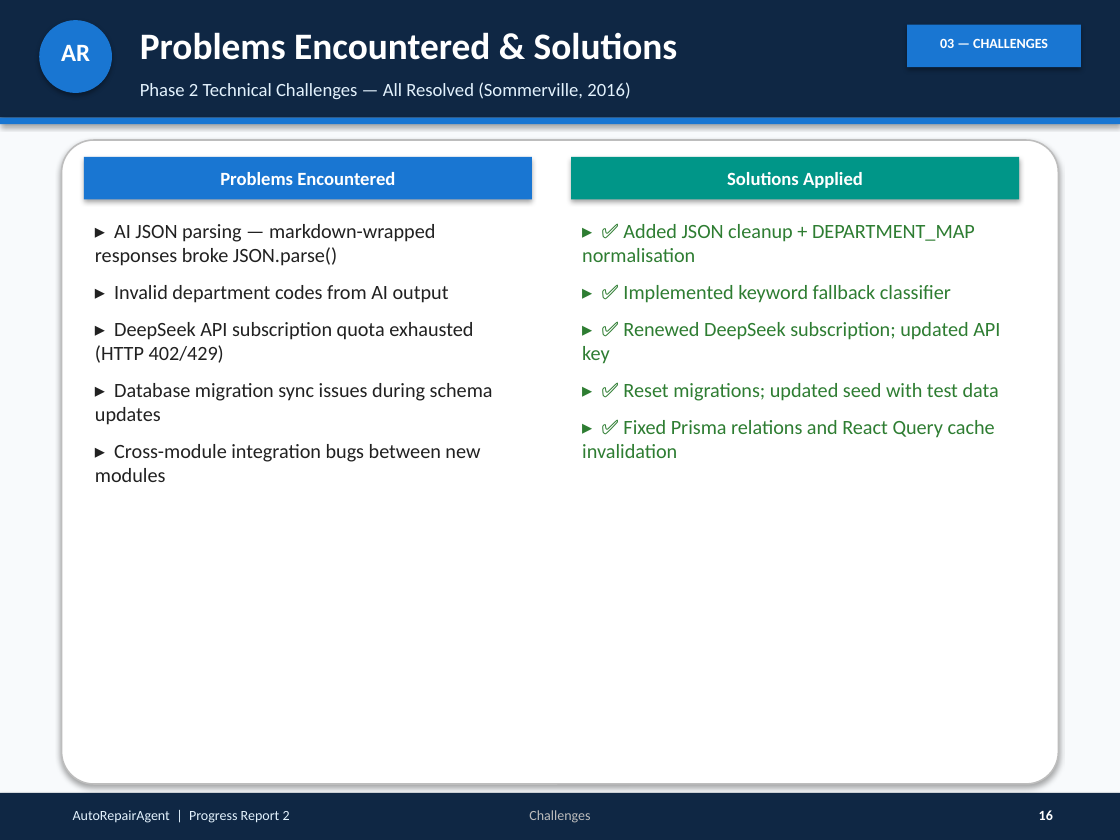
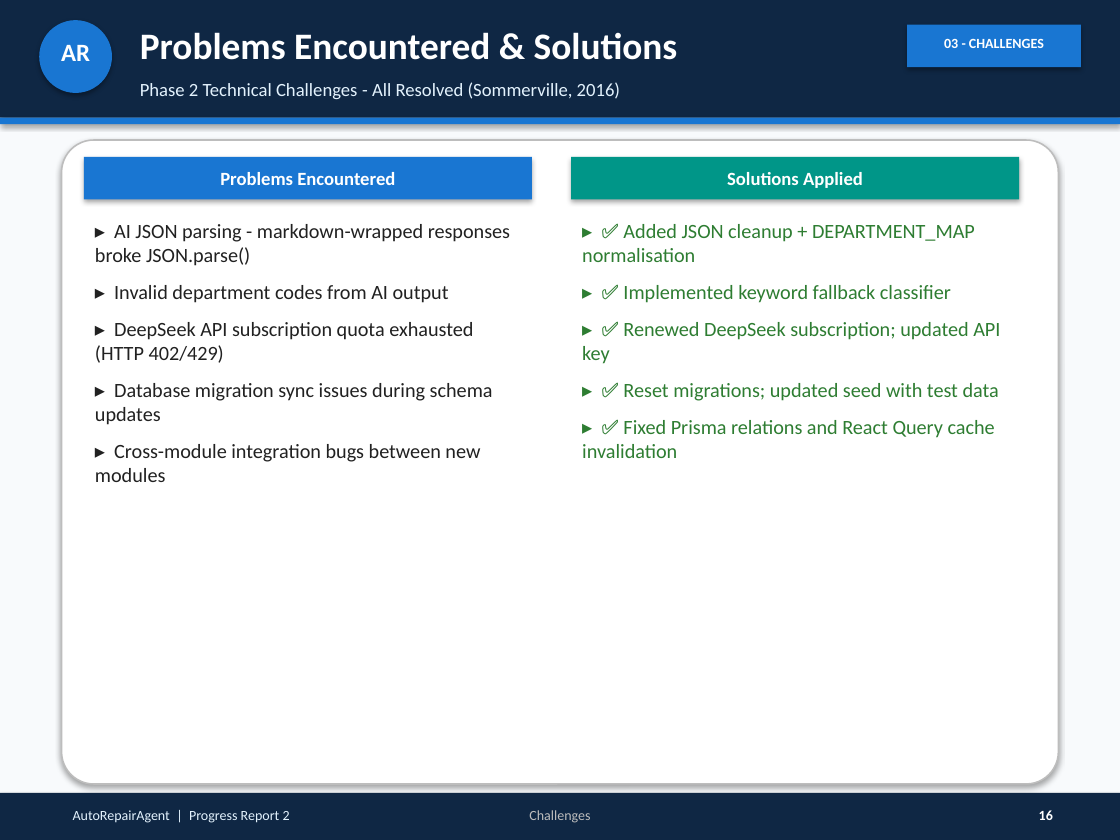
Before and after one commit to anish452/AutoWorkshop, a slide deck: slide 16 of docs/Progress_Report_2_AutoRepairAgent.pptx. Drawn at 1120x840 pixels with LibreOffice and Linux fonts; fonts in the diff are those of the drawing. Boxes give left, top, right and bottom in pixels: in the first picture for what was removed or moved away, otherwise in the second. Text is boxed around its words. In the diff, an @@ line names an element or a change of style, - is before the commit and + after.

```diff
--- a/docs/Progress_Report_2_AutoRepairAgent.pptx
+++ b/docs/Progress_Report_2_AutoRepairAgent.pptx
@@ text at bbox=[944, 38, 1044, 48]: text changed @@
-03 — CHALLENGES
+03 - CHALLENGES
@@ text at bbox=[140, 82, 620, 99]: text changed @@
-Phase 2 Technical Challenges — All Resolved (Sommerville, 2016)
+Phase 2 Technical Challenges - All Resolved (Sommerville, 2016)
@@ text at bbox=[95, 224, 510, 266]: text changed @@
-▸ AI JSON parsing — markdown-wrapped responses broke JSON.parse()
+▸ AI JSON parsing - markdown-wrapped responses broke JSON.parse()
```
Also in this commit, not shown: 18 other slides changed, 1 slide removed, 15 other files.
